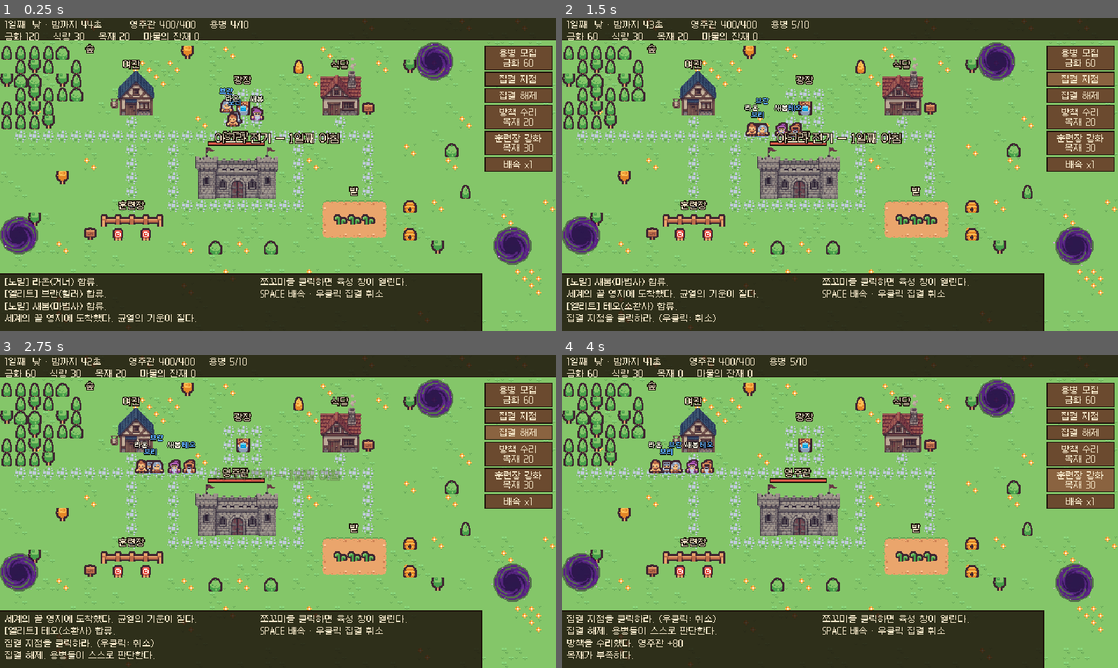
Above: before the commit, frames 1-4 (two rows, left to right).
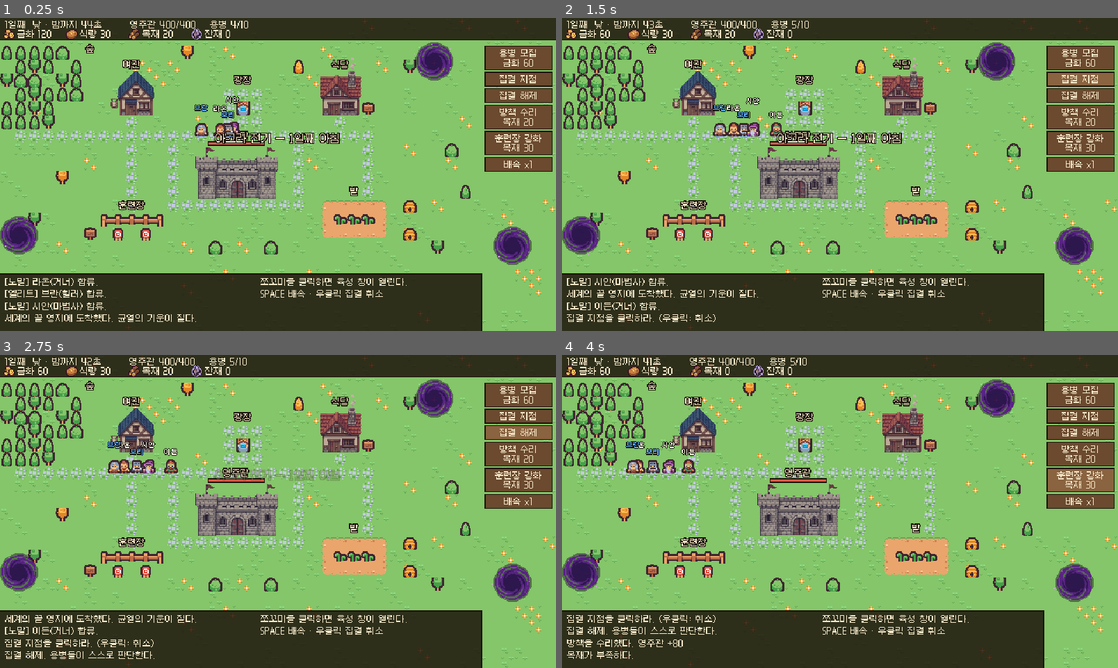
Above: after the commit, the same moments.

Repository: minjs-maxjs/game2
Game: Godot game, scene res://scenes/main.tscn
The game is run twice, just before and just after one commit, with the same random seed, the same clock (stepped at 60 frames per second) and the same inputs.
Inputs:
- Up to frame 1 (0.25 s): no input
- Up to frame 2 (1.5 s): click "용병 모집 금화 60" at 0.5 s; click "집결 지점" at 1.25 s
- Up to frame 3 (2.75 s): click "집결 해제" at 2 s
- Up to frame 4 (4 s): click "방책 수리 목재 20" at 2.75 s; click "훈련장 강화 목재 30" at 3.5 s

The runs differ from the first frame. In frame 1, 1.3% of the frame differs, in the area x 0-48%, y 3-94%; in frame 2, 1.8%, in the area x 0-44%, y 3-94%; in frame 3, 1.8%; in frame 4, 1.5%.

Commit message:
전투 효과·소환수·마을 소품·자원 아이콘을 자체 그림으로
- 공격 효과: 근접 베기, 원거리 탄환+불꽃, 마법 폭발, 치유 반짝임 (선·원 대신)
- 소환수 정령 3프레임, 전직 단계별 색
- 광장 분수와 가로등, 훈련장 허수아비·과녁, 밭 작물 4단계
- 상단 자원 줄에 금화·식량·목재·잔재 아이콘
- 스크린샷 테스트에 전투 순간(battle.png)과 정예 마물 추가

Co-Authored-By: Claude Opus 5.5 <noreply@anthropic.com>

Diff:
--- a/scripts/main.gd
+++ b/scripts/main.gd
@@ -51,7 +51,7 @@
 	"training": {"name": "훈련장", "pos": Vector2(152, 240), "spot": Vector2(152, 266), "spread": Vector2(30, 3), "label": Vector2(152, 220)},
 	"farm": {"name": "밭", "pos": Vector2(408, 232), "spot": Vector2(408, 236), "spread": Vector2(30, 10), "label": Vector2(408, 204)},
 	"forest": {"name": "숲", "pos": Vector2(48, 80), "spot": Vector2(56, 136), "spread": Vector2(36, 3), "label": Vector2(104, 40)},
-	"plaza": {"name": "광장", "pos": Vector2(280, 104), "spot": Vector2(280, 108), "spread": Vector2(22, 10), "label": Vector2(280, 76)},
+	"plaza": {"name": "광장", "pos": Vector2(280, 104), "spot": Vector2(280, 136), "spread": Vector2(40, 3), "label": Vector2(280, 76)},
 }
 var hall_rect := Rect2(224, 160, 96, 48)
 var rifts: Array[Vector2] = [Vector2(590, 262), Vector2(500, 50), Vector2(22, 250)]
@@ -71,6 +71,7 @@
 
 var modulate_node: CanvasModulate
 var hud_label: Label
+var res_labels: Array[Label] = []
 var info_label: Label
 var log_label: Label
 var banner: Label
@@ -597,8 +598,22 @@
 	bottom.size = Vector2(556, 67)
 	root.add_child(bottom)
 
-	hud_label = _make_label(Vector2(6, 2), Vector2(628, 24))
+	hud_label = _make_label(Vector2(6, 2), Vector2(628, 12))
 	root.add_child(hud_label)
+	# 자원 줄: 아이콘(금화·식량·목재·잔재) + 숫자
+	var icons := MapArt.own_tex("icons")
+	for i in 4:
+		var ic := TextureRect.new()
+		var at := AtlasTexture.new()
+		at.atlas = icons
+		at.region = Rect2(i * 14, 0, 14, 14)
+		ic.texture = at
+		ic.position = Vector2(4 + i * 72, 12)
+		ic.mouse_filter = Control.MOUSE_FILTER_IGNORE
+		root.add_child(ic)
+		var l := _make_label(Vector2(20 + i * 72, 13), Vector2(52, 12))
+		root.add_child(l)
+		res_labels.append(l)
 	log_label = _make_label(Vector2(6, 298), Vector2(286, 60))
 	root.add_child(log_label)
 	info_label = _make_label(Vector2(300, 298), Vector2(250, 60))
@@ -663,9 +678,12 @@
 		phase = "밤 · 남은 마물 %d" % (to_spawn + monsters.size())
 	else:
 		phase = "낮 · 밤까지 %d초" % maxi(0, int(DAY_LENGTH - phase_time))
-	hud_label.text = "%d일째  %s        영주관 %d/%d    용병 %d/%d\n금화 %d    식량 %d    목재 %d    마물의 잔재 %d" % [
-		day, phase, int(hall_hp), int(HALL_MAX_HP), mercs.size(), MAX_MERCS,
-		int(gold), int(food), int(wood), residue]
+	hud_label.text = "%d일째  %s        영주관 %d/%d    용병 %d/%d" % [
+		day, phase, int(hall_hp), int(HALL_MAX_HP), mercs.size(), MAX_MERCS]
+	var vals := [int(gold), int(food), int(wood), residue]
+	var names := ["금화", "식량", "목재", "잔재"]
+	for i in res_labels.size():
+		res_labels[i].text = "%s %d" % [names[i], vals[i]]
 	if selected != null and is_instance_valid(selected):
 		info_label.text = selected.describe()
 	else:
@@ -703,6 +721,11 @@
 				blocked.append(Vector2i(x, y))
 	for x in range(14, 20):
 		blocked.append(Vector2i(x, 9))
+
+
+## 자체 그림 띠에서 한 프레임을 발밑(foot) 기준으로 맵에 찍는다.
+func _stamp_own(img: Image, name: String, frame: int, w: int, h: int, foot: Vector2i) -> void:
+	img.blend_rect(MapArt.own(name), Rect2i(frame * w, 0, w, h), foot - Vector2i(w / 2, h))
 
 
 ## 큰길·샛길 칸 (길찾기 비용 1). 그림과 상관없이 같은 배치.
@@ -746,16 +769,19 @@
 		for x in range(23, 28):
 			farm.append(Vector2i(x, y))
 	MapArt.autotile(img, "dirt", farm)
-	for x in range(24, 27):
-		MapArt.prop(img, "tuft_a" if x % 2 == 0 else "tuft_b", x, 14)
+	for y in range(13, 16):
+		for x in range(24, 27):
+			_stamp_own(img, "crops", h.randi() % 4, 16, 22, Vector2i(x * TILE + 8, (y + 1) * TILE))
 	MapArt.prop(img, "post", 29, 13)
 	MapArt.prop(img, "post", 29, 15)
 	blocked.append_array([Vector2i(29, 13), Vector2i(29, 15)])
-	# 광장: 가운데 가로등, 양옆 벤치
-	MapArt.prop(img, "lamp", 17, 6)
-	MapArt.prop(img, "bench", 15, 5)
-	MapArt.prop(img, "bench", 18, 5)
-	blocked.append_array([Vector2i(17, 6), Vector2i(17, 5)])
+	# 광장: 가운데 분수, 양옆 가로등
+	_stamp_own(img, "prop_fountain", 0, 36, 40, Vector2i(280, 120))
+	MapArt.prop(img, "lamp", 15, 6)
+	MapArt.prop(img, "lamp", 19, 6)
+	for c in [Vector2i(16, 6), Vector2i(17, 6), Vector2i(18, 6), Vector2i(16, 5), Vector2i(17, 5), Vector2i(18, 5),
+			Vector2i(15, 6), Vector2i(19, 6), Vector2i(17, 7)]:
+		blocked.append(c)
 	# 식당 옆 통, 여관 옆 표지판
 	MapArt.prop(img, "barrel", 26, 6)
 	MapArt.prop(img, "bucket", 26, 5)
@@ -768,8 +794,8 @@
 	MapArt.prop(img, "fence_r", 11, 14)
 	for x in range(7, 12):
 		blocked.append(Vector2i(x, 14))
-	MapArt.prop(img, "post", 8, 15)
-	MapArt.prop(img, "post", 10, 15)
+	_stamp_own(img, "prop_scarecrow", 0, 20, 24, Vector2i(8 * TILE + 8, 16 * TILE))
+	_stamp_own(img, "prop_target", 0, 20, 24, Vector2i(10 * TILE + 8, 16 * TILE))
 	MapArt.prop(img, "crate", 6, 15)
 	blocked.append_array([Vector2i(8, 15), Vector2i(10, 15), Vector2i(6, 15)])
 	# 숲: 큰 나무(2x2)와 소나무를 엇갈려
--- a/scripts/mercenary.gd
+++ b/scripts/mercenary.gd
@@ -6,6 +6,16 @@
 const JobData = preload("res://scripts/job_data.gd")
 const Summon = preload("res://scripts/summon.gd")
 const CharSprites = preload("res://scripts/char_sprites.gd")
+const MapArt = preload("res://scripts/map_art.gd")
+
+## 공격·치유 효과 그림 (assets/agra/fx_*.png). [파일, 칸 크기, 프레임 수, 재생 시간]
+const FX := {
+	"slash": ["fx_slash", 24, 3, 0.18],
+	"spark": ["fx_spark", 16, 2, 0.14],
+	"boom": ["fx_boom", 36, 3, 0.36],
+	"heal": ["fx_heal", 22, 3, 0.4],
+}
+const BOLT_TIME := 0.16
 
 ## 성별마다 이름 목록이 따로 있다. 다 쓰면 겹쳐도 된다.
 const NAMES := {
@@ -59,6 +69,11 @@
 var flash_color := Color.YELLOW
 var splash_at := Vector2.ZERO
 var splash_t := 0.0
+var fx := ""          # 지금 재생 중인 효과 (FX 키)
+var fx_at := Vector2.ZERO
+var fx_t := 0.0
+var bolt_t := 0.0     # 원거리 탄환이 날아가는 중
+var bolt_to := Vector2.ZERO
 var sprite_index := 96          # 팩이 없을 때 쓰는 Kenney 스프라이트
 var char_id := 0                # Super Retro World 캐릭터 번호 (0 = 팩 없음)
 var dir := CharSprites.Dir.DOWN
@@ -201,6 +216,8 @@
 	attack_cd = maxf(0.0, attack_cd - delta)
 	flash_t = maxf(0.0, flash_t - delta)
 	splash_t = maxf(0.0, splash_t - delta)
+	fx_t = maxf(0.0, fx_t - delta)
+	bolt_t = maxf(0.0, bolt_t - delta)
 	moving = false
 	if downed:
 		activity = "쓰러짐"
@@ -349,16 +366,22 @@
 			var radius := 18.0 + tier * 5.0
 			splash_at = flash_to
 			splash_t = 0.2
+			_play_fx("boom", flash_to)
 			for mo in game.monsters.duplicate():
 				if is_instance_valid(mo) and mo != target and mo.position.distance_to(tpos) < radius:
 					mo.take_damage(dmg * 0.6, self)
 		"ranged":
 			flash_color = Color("ffe08a")
+			bolt_to = flash_to
+			bolt_t = BOLT_TIME
+			_play_fx("spark", flash_to)
 		"heal", "summon":
 			dmg *= 0.5
 			flash_color = Color("a0ffe0")
+			_play_fx("spark", flash_to)
 		_:
 			flash_color = Color.WHITE
+			_play_fx("slash", flash_to)
 	if is_instance_valid(target):
 		target.take_damage(dmg, self)
 
@@ -406,6 +429,7 @@
 		flash_to = wpos - position
 		flash_t = 0.2
 		flash_color = Color(0.5, 1.0, 0.6)
+		_play_fx("heal", flash_to)
 		gain_xp(1.0)
 	return true
 
@@ -527,10 +551,7 @@
 	if hp < max_hp:
 		draw_rect(Rect2(-6, top - 4, 12, 2), Color(0.1, 0.1, 0.1))
 		draw_rect(Rect2(-6, top - 4, floorf(12.0 * hp / max_hp), 2), Color("5ad05a"))
-	if flash_t > 0.0:
-		draw_line(Vector2(0, -8), flash_to + Vector2(0, -6), flash_color, 1.0)
-	if splash_t > 0.0:
-		draw_arc(splash_at + Vector2(0, -6), 18.0 + tier * 5.0, 0.0, TAU, 20, Color(0.8, 0.6, 1.0, 0.7), 1.0)
+	_draw_fx()
 	var f: Font = game.font_s
 	# 이름은 항상 머리 위에 (등급 색). 체력바 바로 위.
 	var name_col: Color = gcol if grade > 0 else Color(0.95, 0.92, 0.85)
@@ -548,6 +569,32 @@
 		_label(f, activity, top - 13, Color(1, 1, 1, 0.85))
 
 
+func _play_fx(kind: String, at: Vector2) -> void:
+	fx = kind
+	fx_at = at
+	fx_t = FX[kind][3]
+
+
+## 효과는 대상 위치(용병 기준 상대 좌표)에 그린다. 원거리는 탄환이 날아간 뒤 불꽃.
+func _draw_fx() -> void:
+	if bolt_t > 0.0:
+		var k := 1.0 - bolt_t / BOLT_TIME
+		var p := Vector2(0, -8).lerp(bolt_to + Vector2(0, -8), k).floor()
+		draw_set_transform(p, 0.0, Vector2(-1.0 if bolt_to.x < 0 else 1.0, 1.0))
+		draw_texture(MapArt.own_tex("fx_bolt"), Vector2(-6, -4))
+		draw_set_transform(Vector2.ZERO, 0.0, Vector2.ONE)
+		return   # 맞는 순간까지는 불꽃을 미룬다
+	if fx_t <= 0.0 or fx == "":
+		return
+	var d: Array = FX[fx]
+	var size: int = d[1]
+	var frames: int = d[2]
+	var f := mini(frames - 1, int((1.0 - fx_t / d[3]) * frames))
+	draw_set_transform((fx_at + Vector2(0, -8)).floor(), 0.0, Vector2(-1.0 if fx_at.x < 0 else 1.0, 1.0))
+	draw_texture_rect_region(MapArt.own_tex(d[0]), Rect2(-size / 2.0, -size / 2.0, size, size), Rect2(f * size, 0, size, size))
+	draw_set_transform(Vector2.ZERO, 0.0, Vector2.ONE)
+
+
 func _label(f: Font, text: String, y: float, col: Color) -> void:
 	var w := f.get_string_size(text, HORIZONTAL_ALIGNMENT_LEFT, -1, 8).x
 	var tp := Vector2(floorf(-w / 2.0), y)
--- a/scripts/summon.gd
+++ b/scripts/summon.gd
@@ -2,7 +2,9 @@
 ## 소환사가 밤마다 부르는 정령. 새벽이 오면 사라진다.
 ## 정령이라 건물을 통과해 날아다닌다. 마물의 공격 대상이 된다.
 
-const SPRITES := [121, 108, 120]
+const MapArt = preload("res://scripts/map_art.gd")
+## 단계가 오를수록 정령 색이 짙어진다.
+const TIER_TINT := [Color(1, 1, 1, 0.9), Color(0.85, 1.0, 0.9, 0.95), Color(1.0, 0.9, 1.2, 1.0)]
 
 var game
 var summoner
@@ -11,7 +13,7 @@
 var atk := 5.0
 var speed := 46.0
 var downed := false   # 마물의 대상 선택과 호환
-var sprite_index := 121
+var tint_base := Color.WHITE
 var attack_cd := 0.0
 var bob := 0.0
 var facing := 1.0
@@ -22,7 +24,7 @@
 	max_hp = 20.0 + intel * 1.5 + level * 3.0
 	hp = max_hp
 	atk = 3.0 + intel * 0.4 + level * 0.5 + tier * 2.0
-	sprite_index = SPRITES[mini(tier, SPRITES.size() - 1)]
+	tint_base = TIER_TINT[mini(tier, TIER_TINT.size() - 1)]
 
 
 func _process(delta: float) -> void:
@@ -78,10 +80,11 @@
 
 func _draw() -> void:
 	var y := floorf(sin(bob) * 2.0) - 3.0
-	var tint := Color(1, 0.4, 0.4, 0.9) if hit_t > 0.0 else Color(0.55, 1.0, 0.95, 0.85)
+	var tint := Color(1, 0.4, 0.4, 0.9) if hit_t > 0.0 else tint_base
+	var frame := int(bob * 1.5) % 3
 	draw_rect(Rect2(-4, -1, 8, 2), Color(0, 0, 0, 0.2))
 	draw_set_transform(Vector2(0, y), 0.0, Vector2(facing, 1.0))
-	draw_texture_rect_region(game.dungeon_tex, Rect2(-8, -16, 16, 16), Rect2(game.tile_src(sprite_index)), tint)
+	draw_texture_rect_region(MapArt.own_tex("summon"), Rect2(-8, -20, 16, 20), Rect2(frame * 16, 0, 16, 20), tint)
 	draw_set_transform(Vector2.ZERO, 0.0, Vector2.ONE)
 	if hp < max_hp:
 		draw_rect(Rect2(-5, -21 + y, 10, 1), Color(0.1, 0.1, 0.1))
--- a/tests/screenshot.gd
+++ b/tests/screenshot.gd
@@ -1,7 +1,7 @@
 extends SceneTree
 ## 실제 렌더링 화면을 PNG로 저장한다 (헤드리스 불가, 창이 잠깐 뜬다).
 ## 실행: godot --path . --script res://tests/screenshot.gd -- <출력폴더>
-## 낮 화면(day.png)과 밤 전투 화면(night.png)을 남긴다.
+## 낮 화면(day.png), 밤 화면(night.png), 효과가 터지는 전투 순간(battle.png)을 남긴다.
 
 var main
 var frames := 0
@@ -27,11 +27,19 @@
 		_save("day.png")
 		main.select(null)
 		main._start_night()
+		main._spawn_monster(true)   # 정예 그림 확인용
 		Engine.time_scale = 2.0
 	if frames == 420:
 		_save("night.png")
-		quit(0)
-		return true
+	if frames > 420:
+		var busy := 0
+		for m in main.mercs:
+			if m.fx_t > 0.0 or m.bolt_t > 0.0:
+				busy += 1
+		if busy >= 2 or frames >= 1500:
+			_save("battle.png")
+			quit(0)
+			return true
 	return false
 
 
Binary file added: assets/agra/crops.png
Not shown, added: assets/agra/crops.png.import
Binary file added: assets/agra/fx_bolt.png
Not shown, added: assets/agra/fx_bolt.png.import
Binary file added: assets/agra/fx_boom.png
Not shown, added: assets/agra/fx_boom.png.import
Binary file added: assets/agra/fx_heal.png
Not shown, added: assets/agra/fx_heal.png.import
Binary file added: assets/agra/fx_slash.png
Not shown, added: assets/agra/fx_slash.png.import
Binary file added: assets/agra/fx_spark.png
Not shown, added: assets/agra/fx_spark.png.import
(and 24 more such lines)
